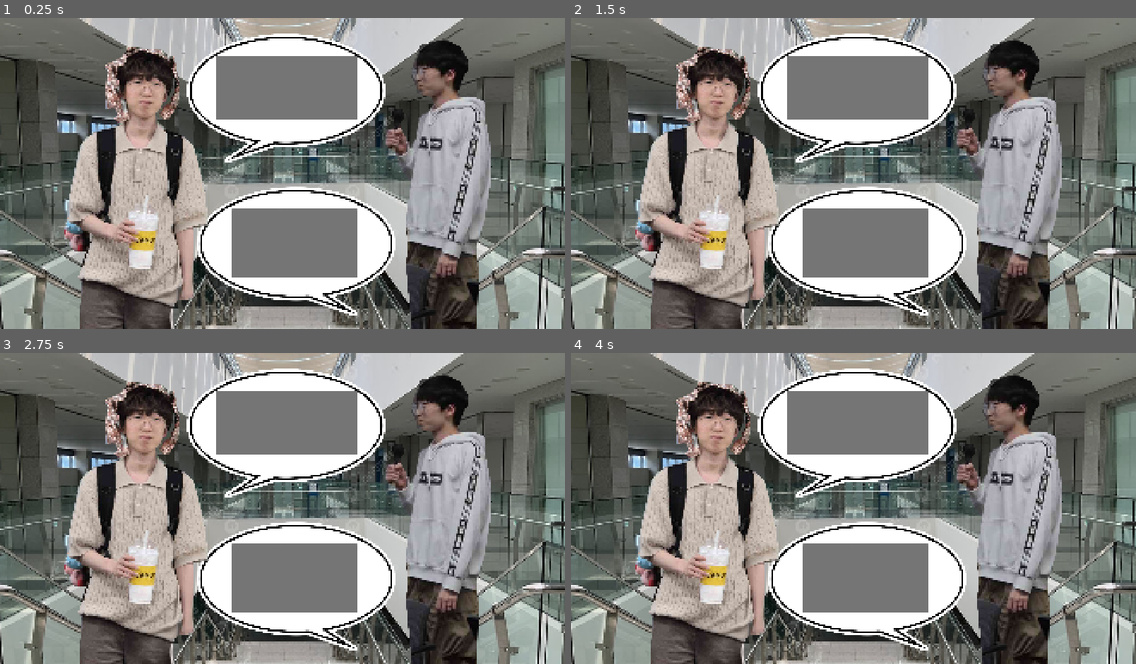
Above: before the commit, frames 1-4 (two rows, left to right).
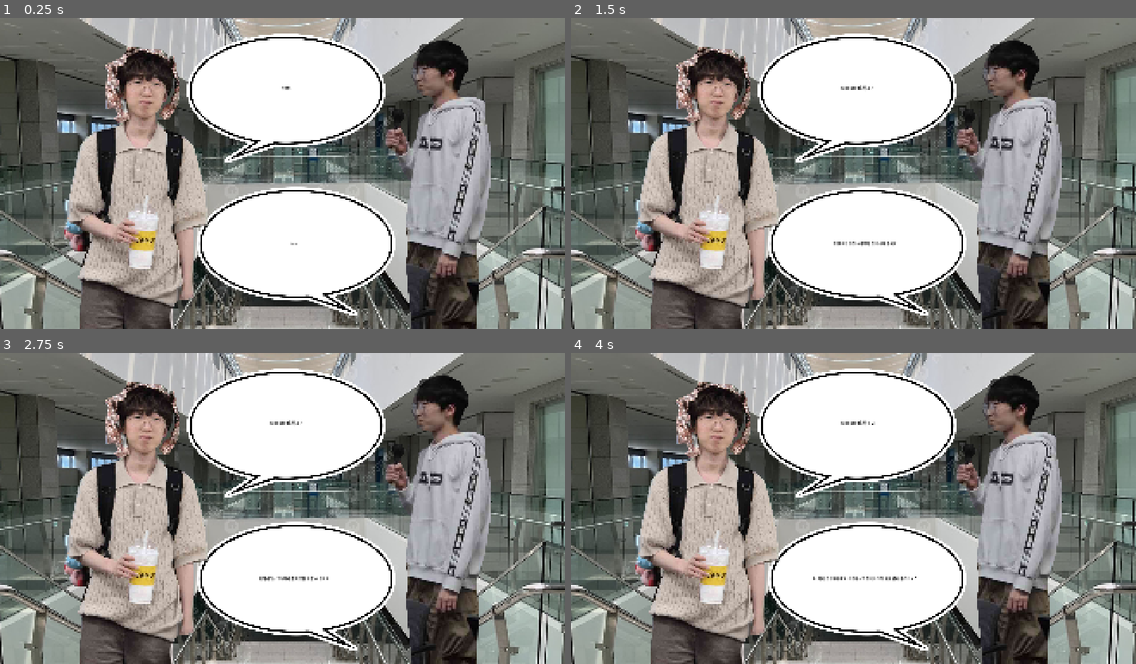
Above: after the commit, the same moments.

Repository: xyur2/F--kx
Game: Godot game, scene res://scene/main.tscn
Two runs of this game, one before a commit and one after it. Both use one fixed random seed, a clock stepped at 60 frames per second and the inputs below. The project has no main scene, so this scene is started directly.
Inputs:
- Up to frame 1 (0.25 s): no input
- Up to frame 2 (1.5 s): tap Enter at 0.5 s; tap Space (continue) at 0.6, 1.25, 1.35 s
- Up to frame 3 (2.75 s): tap Space (continue) at 2, 2.1 s
- Up to frame 4 (4 s): tap Space (continue) at 2.75, 2.85, 3.5, 3.6 s

The runs differ from the first frame. In frame 1, 10% of the frame differs, in the area x 38-64%, y 12-84%; in frame 2, 10%; in frame 3, 10%; in frame 4, 10%.

Commit message:
대사 출력 시스템 및 기초 프로세스 설정

Diff:
--- a/project.godot
+++ b/project.godot
@@ -18,7 +18,7 @@
 
 window/size/viewport_width=1960
 window/size/viewport_height=1080
-window/size/mode=2
+window/size/mode=1
 window/stretch/mode="canvas_items"
 window/stretch/aspect="expand"
 
@@ -28,7 +28,6 @@
 "deadzone": 0.2,
 "events": [Object(InputEventKey,"resource_local_to_scene":false,"resource_name":"","device":-1,"window_id":0,"alt_press …(191 unchanged characters)…
 , Object(InputEventKey,"resource_local_to_scene":false,"resource_name":"","device":-1,"window_id":0,"alt_pressed":false …(186 unchanged characters)…
-, Object(InputEventMouseButton,"resource_local_to_scene":false,"resource_name":"","device":-1,"window_id":0,"alt_pressed":false,"shift_pressed":false,"ctrl_pressed":false,"meta_pressed":false,"button_mask":1,"position":Vector2(847, 38),"global_position":Vector2(866, 134),"factor":1.0,"button_index":1,"canceled":false,"pressed":true,"double_click":false,"script":null)
 ]
 }
 
--- a/scene/bungee.tscn
+++ b/scene/bungee.tscn
@@ -2,6 +2,7 @@
 
 [ext_resource type="Texture2D" uid="uid://rdjia7h3en18" path="res://asset/bungee_background.jpg" id="1_2twes"]
 [ext_resource type="PackedScene" uid="uid://uxg8ndxwqart" path="res://scene/customer.tscn" id="3_6ll2o"]
+[ext_resource type="Script" uid="uid://i5yj3gb7nfpc" path="res://script/linetext.gd" id="3_p3fes"]
 [ext_resource type="Texture2D" uid="uid://cbappd0t88pr0" path="res://asset/talkbox.png" id="4_6ll2o"]
 [ext_resource type="PackedScene" uid="uid://bq5ol7s0jrkkj" path="res://scene/me.tscn" id="4_p3fes"]
 
@@ -20,12 +21,13 @@
 texture = ExtResource("4_6ll2o")
 flip_h = true
 
-[node name="TextEdit2" type="TextEdit" parent="CustomerTalkbox" unique_id=1990299726]
+[node name="TextEdit2" type="Label" parent="CustomerTalkbox" unique_id=503467410]
 offset_left = 804.9999
 offset_top = 664.0
 offset_right = 1347.4998
 offset_bottom = 961.5
 scale = Vector2(0.8, 0.8)
+script = ExtResource("3_p3fes")
 metadata/_edit_use_anchors_ = true
 
 [node name="MyTalkbox" type="Node2D" parent="." unique_id=779489565]
@@ -35,11 +37,12 @@
 scale = Vector2(0.7, 0.7)
 texture = ExtResource("4_6ll2o")
 
-[node name="TextEdit" type="TextEdit" parent="MyTalkbox" unique_id=1716045234]
+[node name="TextEdit" type="Label" parent="MyTalkbox" unique_id=918049258]
 offset_left = 748.0
 offset_top = 130.0
 offset_right = 1241.0
 offset_bottom = 354.0
+script = ExtResource("3_p3fes")
 
 [node name="Customer" parent="." unique_id=1501992636 instance=ExtResource("3_6ll2o")]
 position = Vector2(1520, 670)
--- a/scene/tower.tscn
+++ b/scene/tower.tscn
@@ -2,6 +2,7 @@
 
 [ext_resource type="Texture2D" uid="uid://dkdqhrskupoxh" path="res://asset/tower_background.jpeg" id="1_t5t8u"]
 [ext_resource type="Texture2D" uid="uid://cbappd0t88pr0" path="res://asset/talkbox.png" id="2_jlhg4"]
+[ext_resource type="Script" uid="uid://i5yj3gb7nfpc" path="res://script/linetext.gd" id="3_tawd1"]
 [ext_resource type="PackedScene" uid="uid://uxg8ndxwqart" path="res://scene/customer.tscn" id="3_upbbx"]
 [ext_resource type="PackedScene" uid="uid://bq5ol7s0jrkkj" path="res://scene/me.tscn" id="4_tawd1"]
 
@@ -20,12 +21,17 @@
 texture = ExtResource("2_jlhg4")
 flip_h = true
 
-[node name="TextEdit2" type="TextEdit" parent="CustomerTalkbox" unique_id=739601971]
+[node name="TextEdit2" type="Label" parent="CustomerTalkbox" unique_id=1270848157]
+modulate = Color(0, 0, 0, 1)
 offset_left = 804.9999
 offset_top = 664.0
 offset_right = 1347.4998
 offset_bottom = 961.5
 scale = Vector2(0.8, 0.8)
+text = "test"
+horizontal_alignment = 1
+vertical_alignment = 1
+script = ExtResource("3_tawd1")
 metadata/_edit_use_anchors_ = true
 
 [node name="MyTalkbox" type="Node2D" parent="." unique_id=1771920793]
@@ -35,11 +41,17 @@
 scale = Vector2(0.7, 0.7)
 texture = ExtResource("2_jlhg4")
 
-[node name="TextEdit" type="TextEdit" parent="MyTalkbox" unique_id=631272642]
+[node name="TextEdit" type="Label" parent="MyTalkbox" unique_id=1262147592]
+modulate = Color(0, 0, 0, 1)
 offset_left = 748.0
 offset_top = 130.0
 offset_right = 1241.0
 offset_bottom = 354.0
+text = "test"
+horizontal_alignment = 1
+vertical_alignment = 1
+script = ExtResource("3_tawd1")
+metadata/_edit_use_anchors_ = true
 
 [node name="Customer" parent="." unique_id=1501992636 instance=ExtResource("3_upbbx")]
 position = Vector2(1520, 670)
--- a/script/customer.gd
+++ b/script/customer.gd
@@ -2,47 +2,93 @@
 class_name Customer
 
 var personalities = ["Cower", "Bragger", "Mania", "Master"]
-var shapes = []
+#var shapes = []
 var personality = personalities.pick_random()
-var shape = shapes.pick_random()
+#var shape = shapes.pick_random()
 
 func get_line1():
 	var lines
 	match personality:
 		"Cower":
-			lines = []
+			lines = [
+				"Cower 대사 1-1",
+				"Cower 대사 1-2",
+				"Cower 대사 1-2"
+			]
 		"Bragger":
-			lines = []
+			lines = [
+				"Bragger 대사 1-1",
+				"Bragger 대사 1-2",
+				"Bragger 대사 1-3"
+			]
 		"Mania":
-			lines = []
+			lines = [
+				"Mania 대사 1-1",
+				"Mania 대사 1-2",
+				"Mania 대사 1-3"
+			]
 		"Master":
-			lines = []
+			lines = [
+				"Master 대사 1-1",
+				"Master 대사 1-2",
+				"Master 대사 1-3"
+			]
 	return lines.pick_random()
 
 func get_line2():
 	var lines
-	var ret_var
 	match personality:
 		"Cower":
-			lines = []
+			lines = [
+				"Cower 대사 2-1",
+				"Cower 대사 2-2",
+				"Cower 대사 2-2"
+			]
 		"Bragger":
-			lines = []
+			lines = [
+				"Bragger 대사 2-1",
+				"Bragger 대사 2-2",
+				"Bragger 대사 2-3"
+			]
 		"Mania":
-			lines = []
+			lines = [
+				"Mania 대사 2-1",
+				"Mania 대사 2-2",
+				"Mania 대사 2-3"
+			]
 		"Master":
-			lines = []
+			lines = [
+				"Master 대사 2-1",
+				"Master 대사 2-2",
+				"Master 대사 2-3"
+			]
 	return lines.pick_random()
 
 func get_line3():
 	var lines
-	var ret_var
 	match personality:
 		"Cower":
-			lines = []
+			lines = [
+				"Cower 대사 3-1",
+				"Cower 대사 3-2",
+				"Cower 대사 3-2"
+			]
 		"Bragger":
-			lines = []
+			lines = [
+				"Bragger 대사 3-1",
+				"Bragger 대사 3-2",
+				"Bragger 대사 3-3"
+			]
 		"Mania":
-			lines = []
+			lines = [
+				"Mania 대사 3-1",
+				"Mania 대사 3-2",
+				"Mania 대사 3-3"
+			]
 		"Master":
-			lines = []
+			lines = [
+				"Master 대사 1-1",
+				"Master 대사 1-2",
+				"Master 대사 1-3"
+			]
 	return lines.pick_random()
--- a/script/gamesystem.gd
+++ b/script/gamesystem.gd
@@ -6,31 +6,95 @@
 var bungee_pos = Vector2(3000, 0)
 var tower_pos = Vector2(0, 0)
 var camera
+var customer
+var me
+var is_waiting = true
+var tower_my_line
+var tower_customer_line
+var bungee_my_line
+var bungee_customer_line
+signal continued
 
 func _ready():
-	state = "ready"
+	state = "ongame"
 	camera = get_node("Camera2D")
+	tower_my_line = get_node("Tower/CustomerTalkbox/TextEdit2")
+	tower_customer_line = get_node("Tower/MyTalkbox/TextEdit")
+	bungee_my_line = get_node("Bungee/CustomerTalkbox/TextEdit2")
+	bungee_customer_line = get_node("Bungee/MyTalkbox/TextEdit")
+	print("씬 불러오기 성공")
 
-func start():
-	if state == "ready":
-		pass
-	elif state == "ongame":
+	# _process 대신 _ready에서 시작
+	if state == "ongame":
+		start_game()
+
+func start_game():
+	print("게임 시작 성공")
+	today = day.new()
+	customer = Customer.new()
+	today.set_day(1)
+	today.set_goal(0, 2)
+	print("초기 설정 완료")
+	for i in range(1, 15):
+		await day_process()
+		yesterday = today
 		today = day.new()
-		var customer_num
+		print(i, "일차 완료")
 
-		today.set_day(1)
-		today.set_goal(0, 2)
-		for days in range(1, 14):
-			# ------- 장사 시작 ----------
-			customer_num = today.get_goal_customer()
-			for i in range(customer_num):
-				today.increase_customer()
-				camera.set_viewport(tower_pos)
-				# 대사 부분
-				camera.set_viewport(bungee_pos)
-			# ------- 장사 끝 ----------
-			yesterday = today
-			today = day.new()
+func day_process():
+	var customer_num
+	var lines
+	var line_num_total
+	var line_num_now
 
-	elif state == "pause":
-		pass
+	print("손님 접대 시작")
+	customer_num = today.get_goal_customer()
+	for i in range(customer_num):
+		lines = [
+			["me", "어서오세요! 번지점프 하러 오셨나요?"],
+			["customer", customer.get_line1()],
+			["me", "일단 여기 안전 서류부터 좀 작성해 주세요."],
+			["customer", customer.get_line2()],
+			["me", "음, 서류 확인했어요! 그럼 간단한 안전교육을 진행해 볼게요."],
+			["me", "뛰어내리는 과정에서 줄이 몸을 감쌀 수 있어요."],
+			["me", "이때 목이 졸리지 않게 머리를 팔로 감싸 주셔야 해요."],
+			["customer", customer.get_line3()],
+			["me", "물론 저희 번지점프대에선 한번도 사고가 난 적이 없답니다!"],
+			["me", "자, 여기 안전장비에요. 착용하시고 준비가 되면 위로 같이 올라가시죠."]
+		]
+		line_num_total = lines.size()
+		today.increase_customer()
+		camera.offset = tower_pos
+		line_num_now = 0
+
+		while line_num_now < line_num_total:
+			await continued
+			var speaker = lines[line_num_now][0]
+			var line_now = lines[line_num_now][1]
+			if speaker == "me":
+				set_line_tower_me(line_now)
+			elif speaker == "customer":
+				set_line_tower_customer(line_now)
+			else:
+				print("speaker 지정에 문제 발생")
+
+			line_num_now += 1
+
+		print("손님 접대 완료")
+
+func set_line_tower_customer(line):
+	tower_customer_line.text = line
+	print(line)
+func set_line_tower_me(line):
+	tower_my_line.text = line
+	print(line)
+func set_line_bungee_customer(line):
+	bungee_customer_line.text = line
+	print(line)
+func set_line_bungee_me(line):
+	bungee_my_line.text = line
+	print(line)
+
+func _input(event: InputEvent) -> void:
+	if Input.is_action_just_pressed("continue"):
+		emit_signal("continued")
--- /dev/null
+++ b/script/linetext.gd
@@ -0,0 +1,5 @@
+extends Label
+#
+func _ready() -> void:
+	pass
+	#self.font_size = 15
Not shown, added: script/linetext.gd.uid
